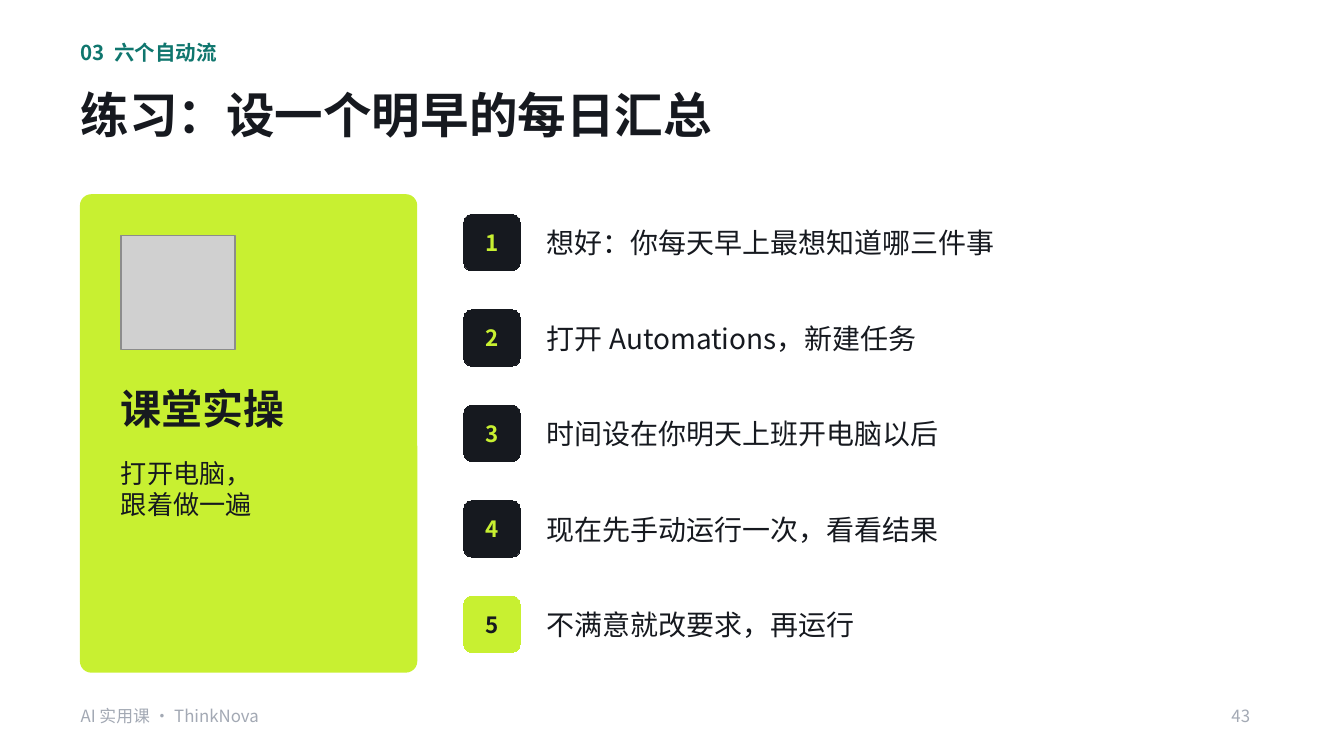
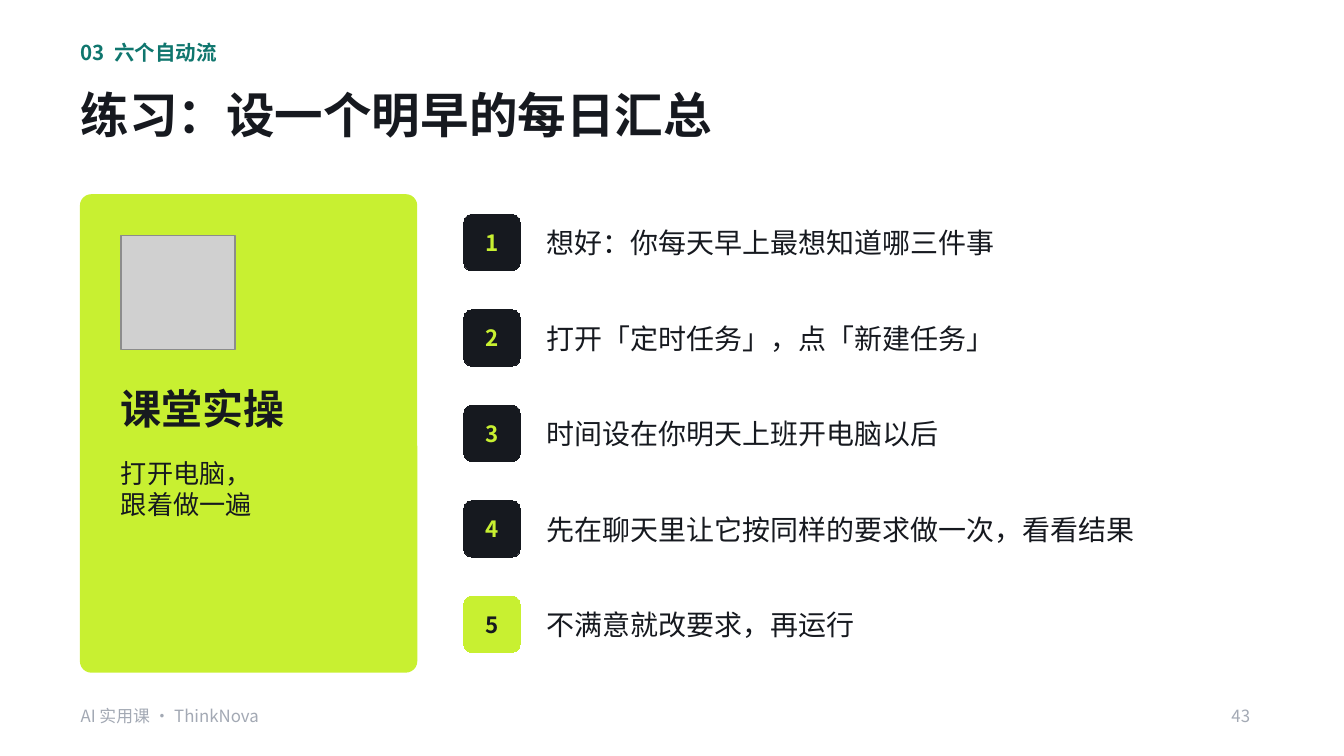
Before and after one commit to freyhuang-11/thinknova-memory, a slide deck: slide 43 of courses/小生意实用课/AI实用课_Codex提效.pptx. Drawn at 1344x756 pixels with LibreOffice and Linux fonts; fonts in the diff are those of the drawing; grey boxes stand for pictures. Boxes give left, top, right and bottom in pixels: in the first picture for what was removed or moved away, otherwise in the second. Text is boxed around its words. In the diff, an @@ line names an element or a change of style, - is before the commit and + after.

```diff
--- a/courses/小生意实用课/AI实用课_Codex提效.pptx
+++ b/courses/小生意实用课/AI实用课_Codex提效.pptx
@@ text at [547,325,995,352]: text changed @@
-打开 Automations，新建任务
+打开「定时任务」，点「新建任务」
@@ text at [547,516,1135,543]: text changed @@
-现在先手动运行一次，看看结果
+先在聊天里让它按同样的要求做一次，看看结果
```
Also in this commit, not shown: 5 other slides changed, 6 other files.
